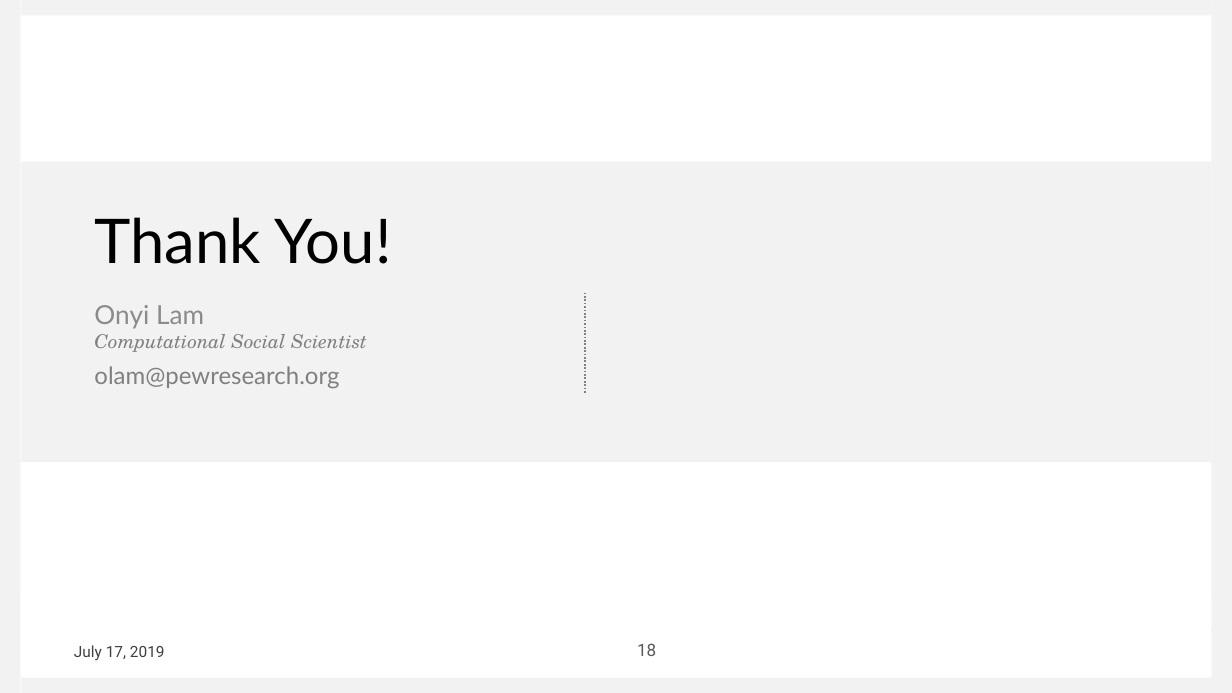
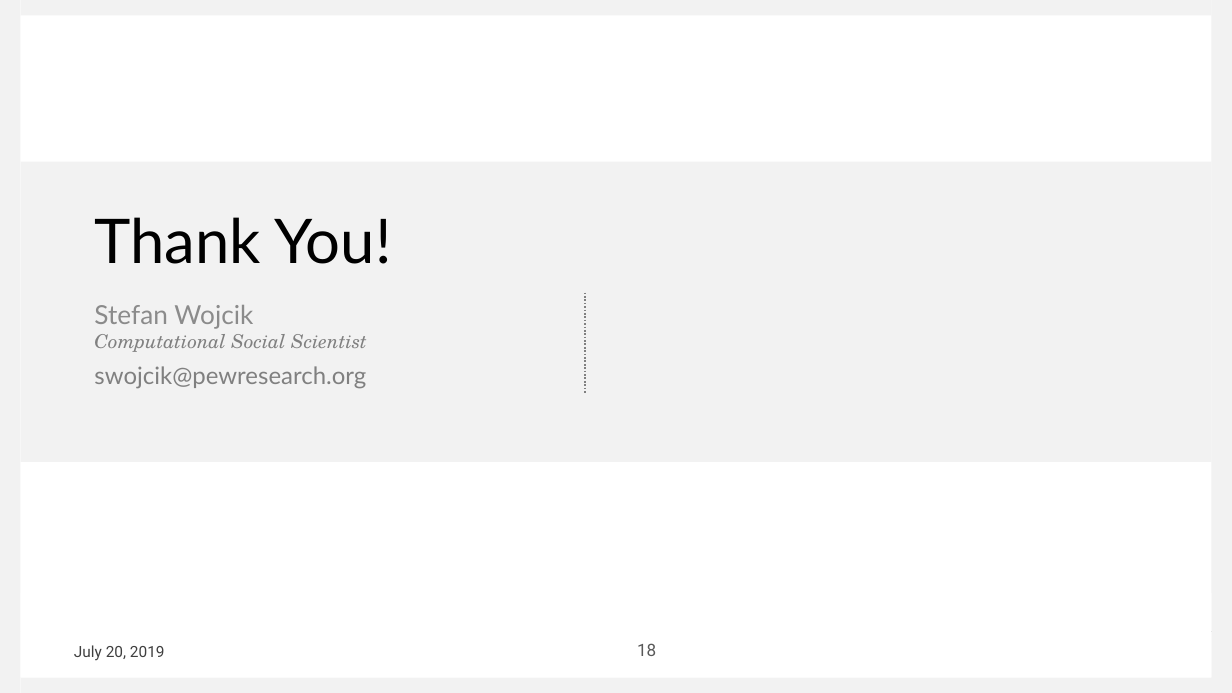
Before and after one commit to stefanjwojcik/ic2s2_2019, a slide deck: slide 18 of gender_jobs_ic2s2_2019.pptx. Drawn at 1232x693 pixels with LibreOffice and Linux fonts; fonts in the diff are those of the drawing; background and template pictures are left out. Boxes give left, top, right and bottom in pixels: in the first picture for what was removed or moved away, otherwise in the second. Text is boxed around its words. In the diff, an @@ line names an element or a change of style, - is before the commit and + after.

```diff
--- a/gender_jobs_ic2s2_2019.pptx
+++ b/gender_jobs_ic2s2_2019.pptx
@@ subtitle at <box>94,305,253,329</box>: text changed @@
-Onyi Lam
+Stefan Wojcik
@@ text at <box>94,366,366,389</box>: text changed @@
-olam@pewresearch.org
+swojcik@pewresearch.org
@@ text at <box>74,645,165,660</box>: text changed @@
-July 17, 2019
+July 20, 2019
```
Also in this commit, not shown: 17 other slides changed.
